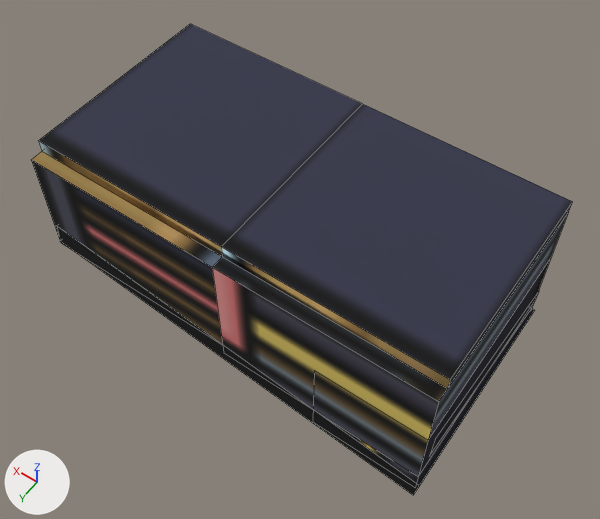
The OBJ model src/generated/resources/assets/kuayue/models/block/carriage/freight/nx70/freight_nx70_floor_connection_lh.obj: old version first, new version second.
One viewpoint serves both versions: a 50 mm camera at (-0.41, 1.46, 3.49) aimed at (0.93, -0.43, 0.52). The axes (+X, +Y, +Z) are drawn at lower left. The lights are the same throughout. Mesh edges are drawn as thin lines. Where no turn or scale is listed for an object, it has been applied to the vertices. Vertices at the same position are counted once.
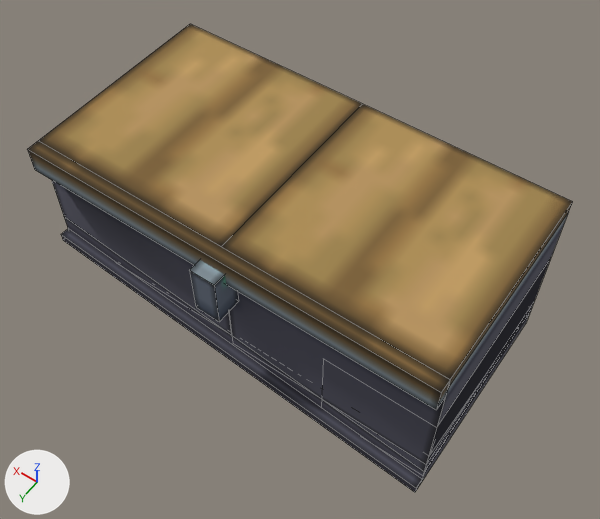
Edits to the scene script, one JSON object a line:
```json
{"block": "me_cube", "where": "# used by ob_cube; location = (0.0, 0.0, 0.0)"}
{"op": "remove", "block": "me_cube", "code": "me_cube.from_pydata(...)  # 47 vertices, 41 faces; spans x -0.02..2.0, y -1.02..0.06, z 0.13..1.0"}
{"op": "add", "block": "me_cube", "code": "me_cube.from_pydata(...)  # 64 vertices, 51 faces; spans x 0.0..2.0, y -1.0..0.12, z 0.13..1.0"}
{"block": "me_cube", "change": "me_cube part 1: a new loose piece, a box spanning x 0.94..1.06, y 0.0..0.12, z 0.69..0.94, in mat_m_cfa867b8_8f3c_49d8_e727_3fab2490dfc6 (picture img_freight_nx70_floor_connection)"}
{"block": "me_cube", "change": "me_cube part 2"}
{"block": "me_cube", "change": "16 vertices are removed from x -0.02..2.0, y -1.02..0.06, z 0.13..0.94"}
{"block": "me_cube", "change": "25 faces are deleted"}
{"block": "me_cube", "change": "3 vertices move from x 0.0..2.0, y -1.02..0.06, z 0.2..0.64 to x 0.0..2.0, y -1.0..0.0, z 0.2..0.64"}
{"block": "me_cube", "change": "14 vertices are added at x 0.0..2.0, y 0.0..0.06, z 0.13..1.0"}
{"block": "me_cube", "change": "6 new vertices lie (0.0, 1.0, 0.0) away from vertices in x 0.0..2.0, y -1.0, z 0.13..0.39"}
{"block": "me_cube", "change": "5 new vertices lie (0.0, 0.0, 0.12) away from vertices in x 0.0..2.0, y -1.0..0.0, z 0.13..0.39"}
{"block": "me_cube", "change": "29 new faces join them"}
{"block": "me_cube", "change": "me_cube part 3: 17 kept faces spanning x 0.0..2.0, y -1.0..0.0, z 0.2..1.0 get new texture (UV) coordinates"}
```

Location of each change, [x1, y1, x2, y2] in pixels of the pictures (600 x 519 px; the box of a moved part takes in the faces that stretch with it):
```json
{"object": "cube", "change": "reshaped", "before": [31, 24, 573, 495], "after": [27, 24, 573, 492]}
{"part": 1, "of": "me_cube", "change": "added", "after": [189, 260, 239, 322]}
{"part": 2, "of": "me_cube", "change": "moved or reshaped", "before": [31, 151, 569, 495], "after": [27, 141, 569, 492]}
{"part": 3, "of": "me_cube", "change": "surface changed", "before": [38, 24, 573, 469], "after": [38, 24, 573, 469], "on screen": "blue to brown"}
```
